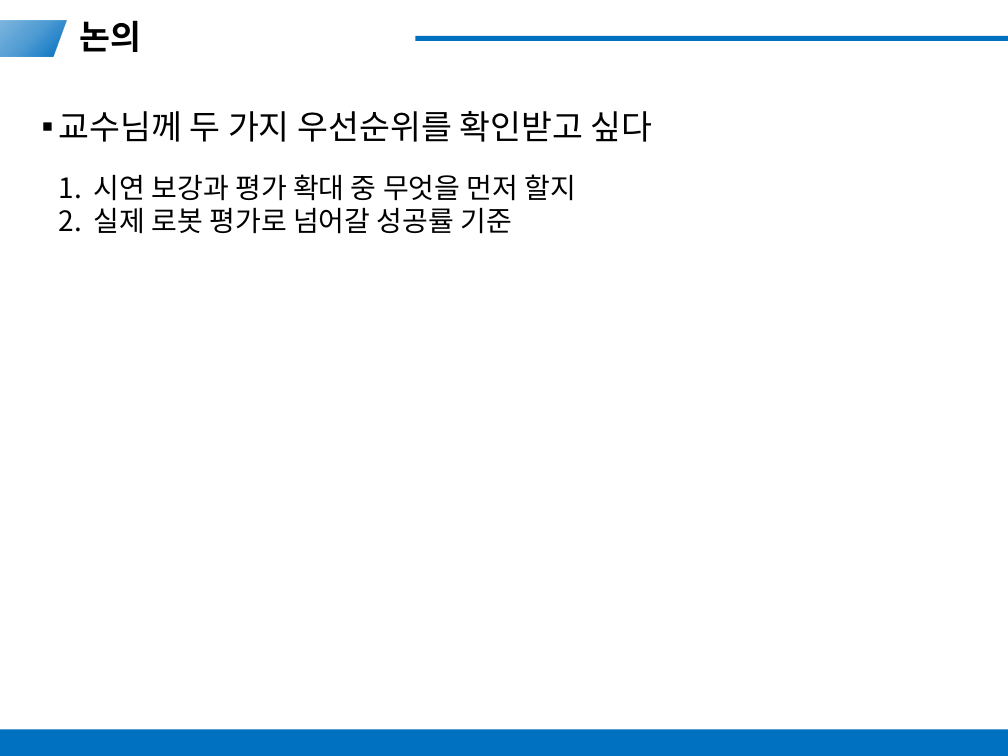
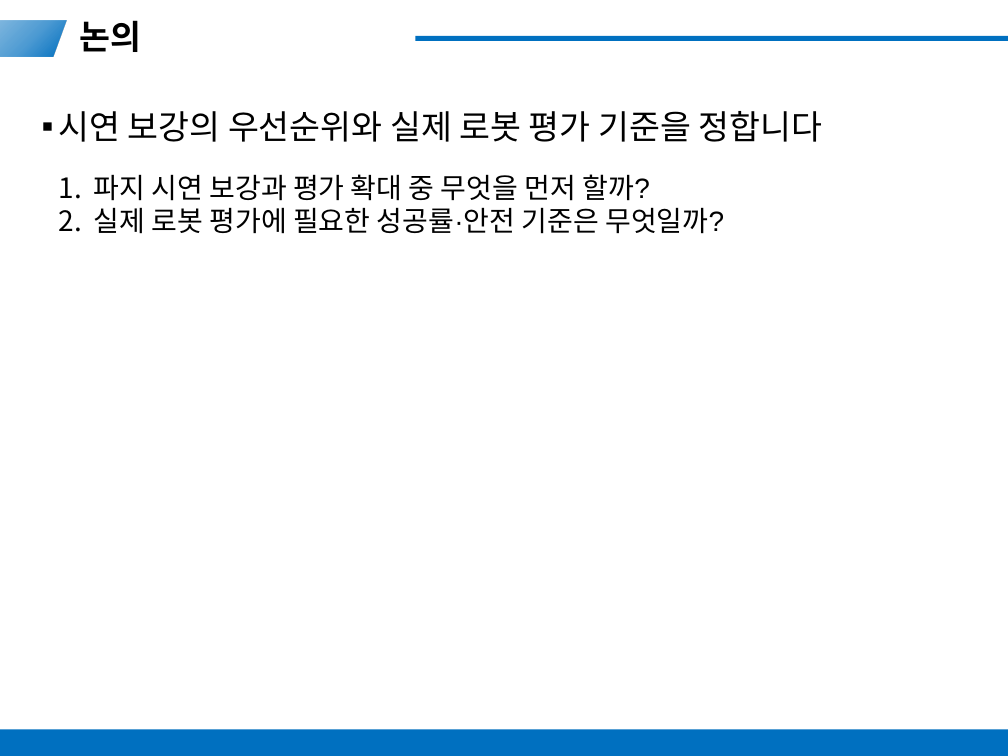
Before and after one commit to ahrism10M501/ppt_gener_harness, a slide deck: slide 19 of tasks/261011-example-il-progress/20261011_모방학습_진행_보고.pptx (slide 14 before the commit). Drawn at 1008x756 pixels with LibreOffice and Linux fonts; fonts in the diff are those of the drawing. Boxes give left, top, right and bottom in pixels: in the first picture for what was removed or moved away, otherwise in the second. Text is boxed around its words. In the diff, an @@ line names an element or a change of style, - is before the commit and + after.

```diff
--- a/tasks/261011-example-il-progress/20261011_모방학습_진행_보고.pptx
+++ b/tasks/261011-example-il-progress/20261011_모방학습_진행_보고.pptx
@@ text at <box>58,111,823,142</box>: text changed @@
-▪ 교수님께 두 가지 우선순위를 확인받고 싶다
+▪ 시연 보강의 우선순위와 실제 로봇 평가 기준을 정합니다
@@ text at <box>94,174,724,234</box>: text changed @@
-1. 시연 보강과 평가 확대 중 무엇을 먼저 할지
-2. 실제 로봇 평가로 넘어갈 성공률 기준
+1. 파지 시연 보강과 평가 확대 중 무엇을 먼저 할까?
+2. 실제 로봇 평가에 필요한 성공률·안전 기준은 무엇일까?
```
Also in this commit, not shown: 7 other slides changed, 10 slides added, 2 slides removed, 30 other files.
